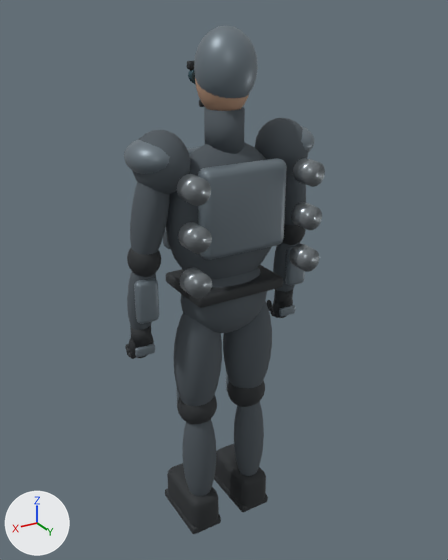
The glTF model Game/Assets/_SwapHunter/Resources/VisualMapV2/Actors/class_03.glb: old version first, new version second.
Camera for both pictures: a 50 mm lens placed at (0.991, 1.65, 1.828), pointed at (-0.012, -0.023, 0.992). Arrows for +X, +Y and +Z are at lower left; the lights stay in place. The first picture is the older version. Vertices at exactly the same position are counted once.

The first picture shows 'Tactical human skinned mesh'.
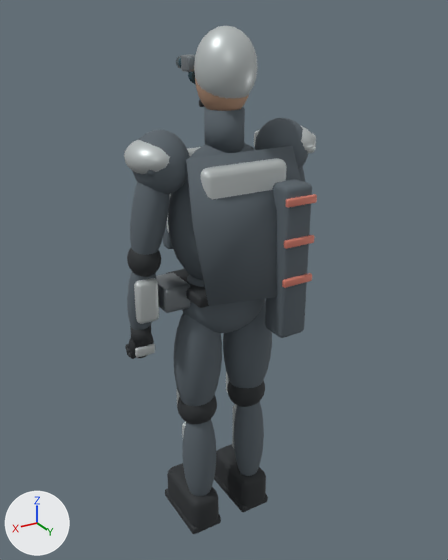
Diff of the bpy script that builds the scene:
```diff
--- a/Game/Assets/_SwapHunter/Resources/VisualMapV2/Actors/class_03.glb.py
+++ b/Game/Assets/_SwapHunter/Resources/VisualMapV2/Actors/class_03.glb.py
@@ mat_marksman_pale_ceramic @@
+mat_marksman_pale_ceramic = principled_material('Marksman pale ceramic')
+mat_marksman_pale_ceramic.base_color = (0.53, 0.57, 0.57)  # light grey #c0c7c7
+mat_marksman_pale_ceramic.metallic = 0.32
+mat_marksman_pale_ceramic.roughness = 0.42
@@ mat_marksman_graphite_fabric @@
+mat_marksman_graphite_fabric = principled_material('Marksman graphite fabric')
+mat_marksman_graphite_fabric.base_color = (0.1, 0.125, 0.145)  # greyish blue #59636a
+mat_marksman_graphite_fabric.roughness = 0.87
@@ me_sphere @@
-me_sphere.from_pydata(...)  # 20022 vertices, 39556 faces; spans x -0.33..0.33, y -0.19..0.2, z 0.01..1.8
+me_sphere.from_pydata(...)  # 20752 vertices, 40992 faces; spans x -0.33..0.33, y -0.19..0.22, z 0.01..1.8
+# me_sphere part 1: the loose piece of 96 vertices spanning x -0.06..0.06, y -0.15..-0.14, z 1.38..1.4 is copied, and the copy is scaled about its middle by (0.981, 16.9, 2.58), then moved by (-0.24, 0.13, 0.05), in mat_marksman_pale_ceramic (light grey #c0c7c7); it spans x -0.31..-0.17, y -0.1..0.07, z 1.41..1.47
+# me_sphere part 2: a new loose piece, a 32-sided cylinder along y spanning x 0.045..0.083, y -0.15..-0.115, z 1.671..1.709, in mat_tinted_visor (dark cyan #48656f)
+# me_sphere part 3: the loose piece of 96 vertices spanning x -0.08..0.08, y -0.1..-0.07, z 1.67..1.7 is copied, and the copy is scaled about its middle by (0.227, 2.78, 2.2), then moved by (0.06, -0.01, 0.01), in mat_equipment_alloy (grey #899095); it spans x 0.04..0.09, y -0.12..-0.07, z 1.67..1.71
+# me_sphere part 4: the loose piece of 96 vertices spanning x -0.02..0.02, y -0.15..-0.13, z 0.99..1.02 is copied, and the copy is scaled about its middle by (2.68, 0.77, 0.7), then moved by (-0.14, 0.35, 0.04), in mat_class_identification_trim (pink #df8473); it spans x -0.2..-0.08, y 0.21..0.22, z 1.04..1.06
+# me_sphere part 5: the loose piece of 96 vertices spanning x -0.04..0.04, y -0.18..-0.12, z 1.1..1.19 is copied, and the copy is scaled about its middle by (1.65, 0.265, 0.238), then moved by (-0.14, 0.37, 0.03), in mat_class_identification_trim (pink #df8473); it spans x -0.2..-0.08, y 0.21..0.22, z 1.17..1.19
+# me_sphere part 6: the loose piece of 96 vertices spanning x -0.06..0.06, y -0.15..-0.14, z 1.38..1.4 is copied, and the copy is moved by (-0.14, 0.36, -0.09), in mat_class_identification_trim (pink #df8473); it spans x -0.2..-0.08, y 0.21..0.22, z 1.3..1.32
+# me_sphere part 7: a new loose piece of 96 vertices spanning x 0.14..0.24, y -0.09..0.03, z 0.95..1.03, in mat_equipment_alloy (grey #899095)
+# me_sphere part 8: a new loose piece of 84 vertices spanning x -0.14..-0.08, y -0.07..-0.05, z 0.22..0.43, in mat_marksman_pale_ceramic (light grey #c0c7c7)
+# me_sphere part 9: the loose piece of 48 vertices spanning x 0.16..0.24, y 0.14..0.2, z 1.06..1.14 is deleted
+# me_sphere part 10: the loose piece of 48 vertices spanning x -0.24..-0.16, y 0.14..0.2, z 1.2..1.28 is deleted
+# me_sphere part 11: the loose piece of 48 vertices spanning x 0.16..0.24, y 0.14..0.2, z 1.34..1.42 is deleted
+# me_sphere part 12: the loose piece of 48 vertices spanning x -0.24..-0.16, y 0.14..0.2, z 1.06..1.14 is deleted
+# me_sphere part 13: the loose piece of 48 vertices spanning x 0.16..0.24, y 0.14..0.2, z 1.2..1.28 is deleted
+# me_sphere part 14: 145 vertices moved from x -0.2..0.28, y -0.14..0.08, z 0.99..1.47 to x -0.19..0.28, y -0.14..0.08, z 0.99..1.47; 90 vertices removed from x -0.24..0.18, y -0.14..0.2, z 0.99..1.47; 252 vertices added at x -0.2..0.29, y -0.14..0.21, z 0.85..1.47
+# me_sphere part 15: 6866 faces spanning x -0.33..0.33, y -0.18..0.12, z 0.11..1.57 switch from mat_charcoal_technical_fabric (greyish blue #4d565c) to mat_marksman_graphite_fabric (greyish blue #59636a)
+# me_sphere part 16: 2859 faces spanning x -0.33..0.33, y -0.14..0.14, z 0.49..1.8 switch from mat_slate_ceramic_armor (grey #6f7c84) to mat_marksman_pale_ceramic (light grey #c0c7c7)
+# other edits to the shape of me_sphere do not show in these pictures
 me_sphere.materials.append(mat_natural_skin)
@@ me_sphere @@
 me_sphere.materials.append(mat_equipment_alloy)
-me_sphere.materials.append(mat_muted_identification)  # cyan #4b8e9b
+me_sphere.materials.append(mat_class_identification_trim)  # pink #df8473
```

Boxes (x1, y1, x2, y2) around the edits, measured in the pictures (448 x 560 px; the box of a moved part takes in the faces that stretch with it):
'Tactical human skinned mesh', reshaped
    before: (124, 26, 325, 534)
    after: (124, 26, 317, 534)
part 1 of me_sphere, added
    after: (254, 130, 316, 153)
part 2 of me_sphere, added
    after: (176, 56, 181, 69)
part 3 of me_sphere, added
    after: (181, 55, 195, 72)
part 4 of me_sphere, added
    after: (282, 273, 312, 288)
part 5 of me_sphere, added
    after: (284, 235, 315, 249)
part 6 of me_sphere, added
    after: (285, 194, 317, 208)
part 7 of me_sphere, added
    after: (156, 273, 190, 313)
part 8 of me_sphere, added
    after: (232, 404, 237, 449)
part 9 of me_sphere, deleted
    before: (180, 267, 212, 299)
part 10 of me_sphere, deleted
    before: (291, 202, 322, 230)
part 11 of me_sphere, deleted
    before: (177, 174, 211, 206)
part 12 of me_sphere, deleted
    before: (289, 244, 319, 272)
part 13 of me_sphere, deleted
    before: (178, 222, 212, 254)
part 14 of me_sphere, moved or reshaped
    before: (165, 142, 325, 277)
    after: (138, 143, 312, 338)
part 15 of me_sphere, edited (looks the same)
    both: (127, 107, 308, 496)
part 16 of me_sphere, recoloured
    both: (124, 26, 314, 404)
